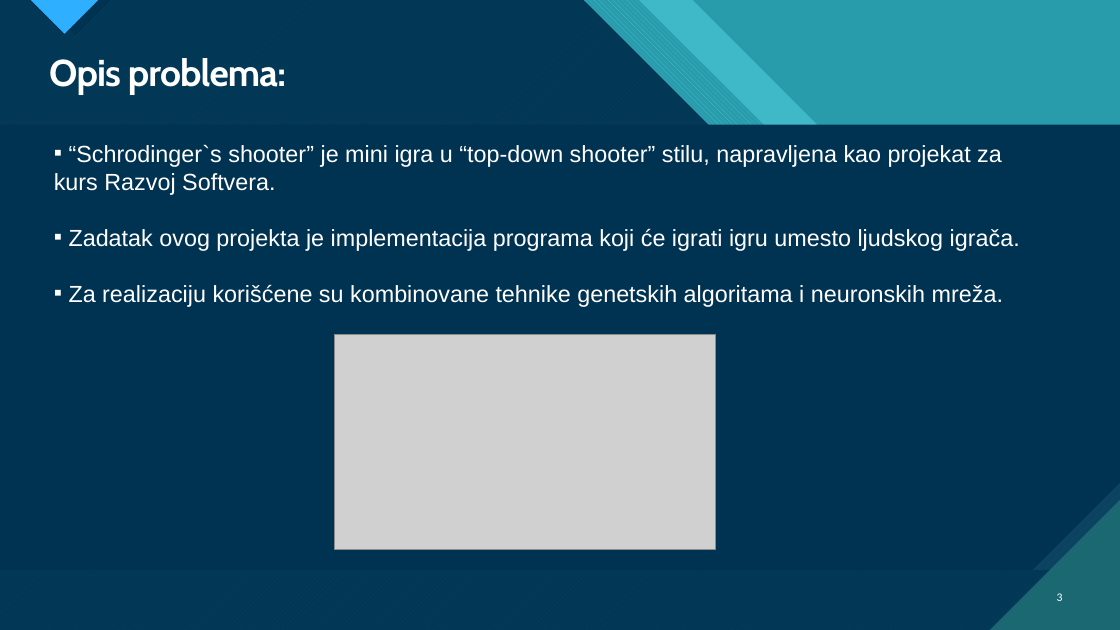
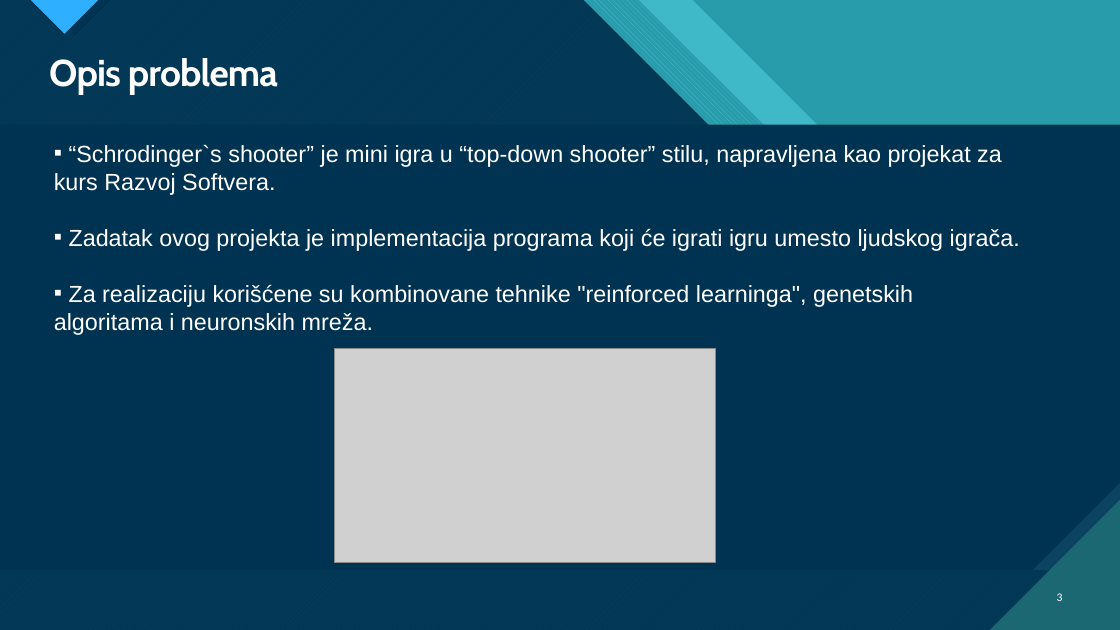
Before and after one commit to Vulkin996/SchShooter-Smart-Bot, a slide deck: slide 3 of Dokumentacija/Presentation.pptx. Drawn at 1120x630 pixels with LibreOffice and Linux fonts; fonts in the diff are those of the drawing; grey boxes stand for pictures. Boxes give left, top, right and bottom in pixels: in the first picture for what was removed or moved away, otherwise in the second. Text is boxed around its words. In the diff, an @@ line names an element or a change of style, - is before the commit and + after.

```diff
--- a/Dokumentacija/Presentation.pptx
+++ b/Dokumentacija/Presentation.pptx
@@ title at <box>49,58,278,94</box>: text changed @@
-Opis problema:
+Opis problema
@@ text at <box>54,284,913,335</box>: text changed @@
-▪ Za realizaciju korišćene su kombinovane tehnike genetskih algoritama i neuronskih mreža.
+▪ Za realizaciju korišćene su kombinovane tehnike "reinforced learninga", genetskih algoritama i neuronskih mreža.
@@ picture: place and size @@
-picture at <box>334,335,716,549</box>
+picture at <box>334,348,716,562</box>
```
Also in this commit, not shown: 14 other slides changed, 4 other files.
